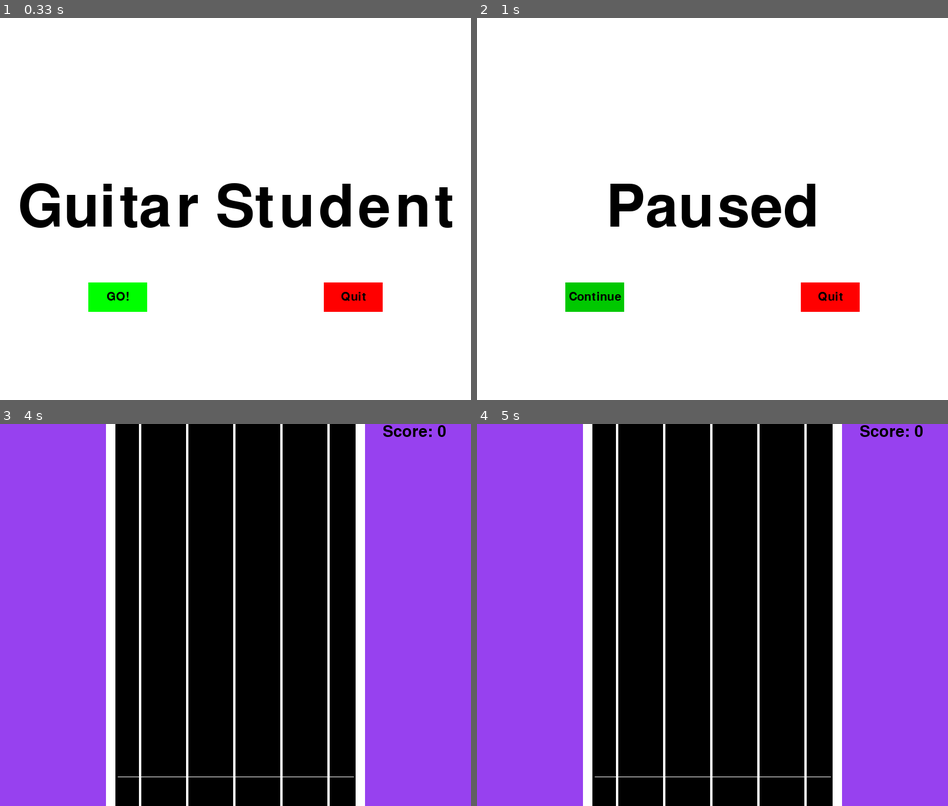
Above: before the commit, frames 1-4 (two rows, left to right).
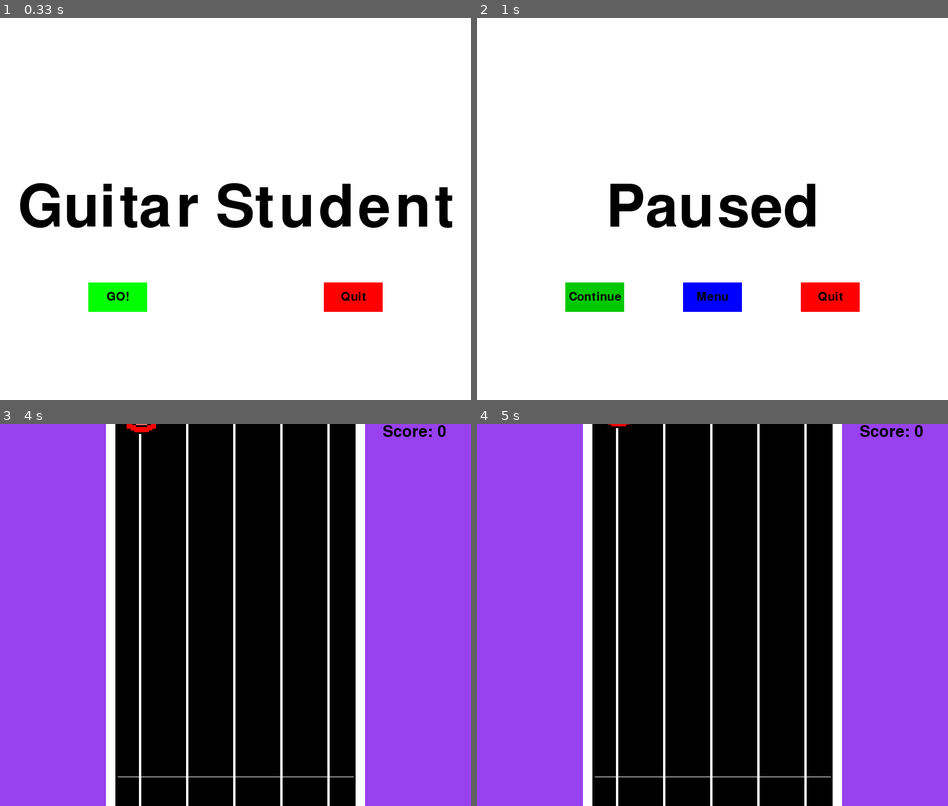
Above: after the commit, the same moments.

Repository: claraluques/projeto-dsoft
Game: pygame game, started from pygame tutorial.py
Two runs of this game, one before a commit and one after it. Both use one fixed random seed, a clock stepped at 60 frames per second and the inputs below.
Inputs (mouse positions are in pixels of both pictures, inside the frame that each line leads up to):
- Up to frame 1 (0.33 s): no input
- Up to frame 2 (1 s): click "GO!" at 0.42 s; tap Esc at 0.67 s
- Up to frame 3 (4 s): click "Continue" at 1.08 s; hold Up 1.33-1.8 s; move the mouse to (235, 641) at 1.37 s; tap Y at 2.57 s; tap S at 3.63 s
- Up to frame 4 (5 s): hold Up 4.3-4.67 s

Frame 1 is identical in both runs. In frame 2, 1.0% of the frame differs, in the area x 43-57%, y 69-77%; in frame 3, 0.1%; in frame 4, less than 0.1%.

Commit message:
criei o botao menu

Diff:
--- a/pygame tutorial.py
+++ b/pygame tutorial.py
@@ -1,5 +1,4 @@
 import pygame
-import random
 from classe_musicas import musicas as m
 
 def process_key(y, score):
@@ -33,6 +32,9 @@
 display_width = 800
 display_height = 650
 
+
+blue = (0,0,255)
+bright_blue = (0,0,200)
 black = (0,0,0)
 white = (255,255,255)
 purple = (151,65,239)
@@ -192,6 +194,7 @@
         gameDisplay.blit(TextSurf, TextRect)
 
         button("Continue",150,450,100,50,green,bright_green,unpause)
+        button("Menu",350,450,100,50,blue,bright_blue,game_intro)
         button("Quit",550,450,100,50,red,bright_red,sair_jogo2)
 
         pygame.display.update()
@@ -224,12 +227,12 @@
     #y3 =random.randrange(-600,0)
     #y4 =random.randrange(-600,0)
     #y5 =random.randrange(-600,0)
-    y_change = 0
-
-
-
-
-    area_de_acerto = display_height - 500
+    y_change = 5
+
+
+
+
+
 
     #xacerto1 = display_height*0.8
     #xacerto2 = display_height
